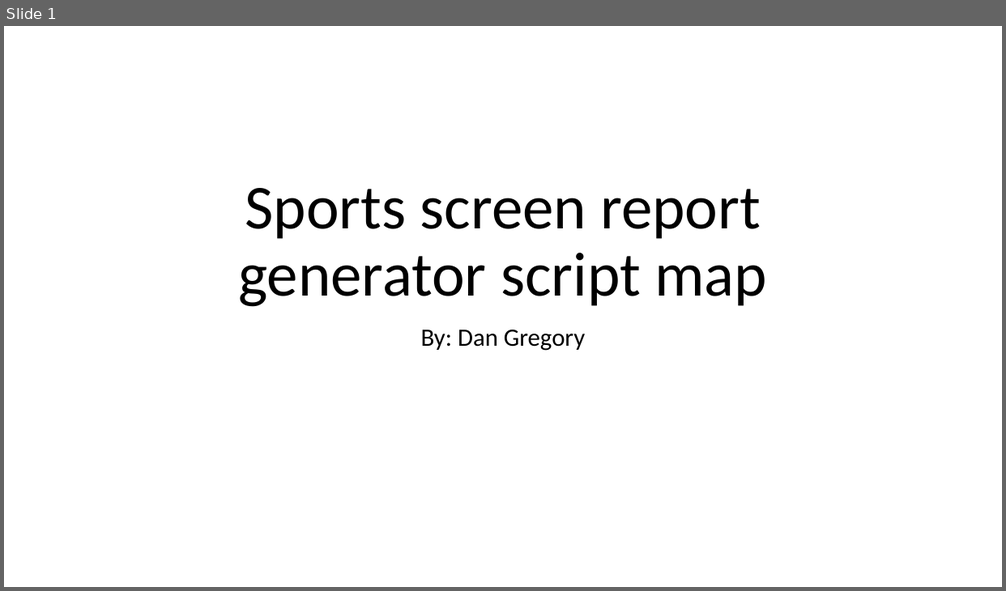
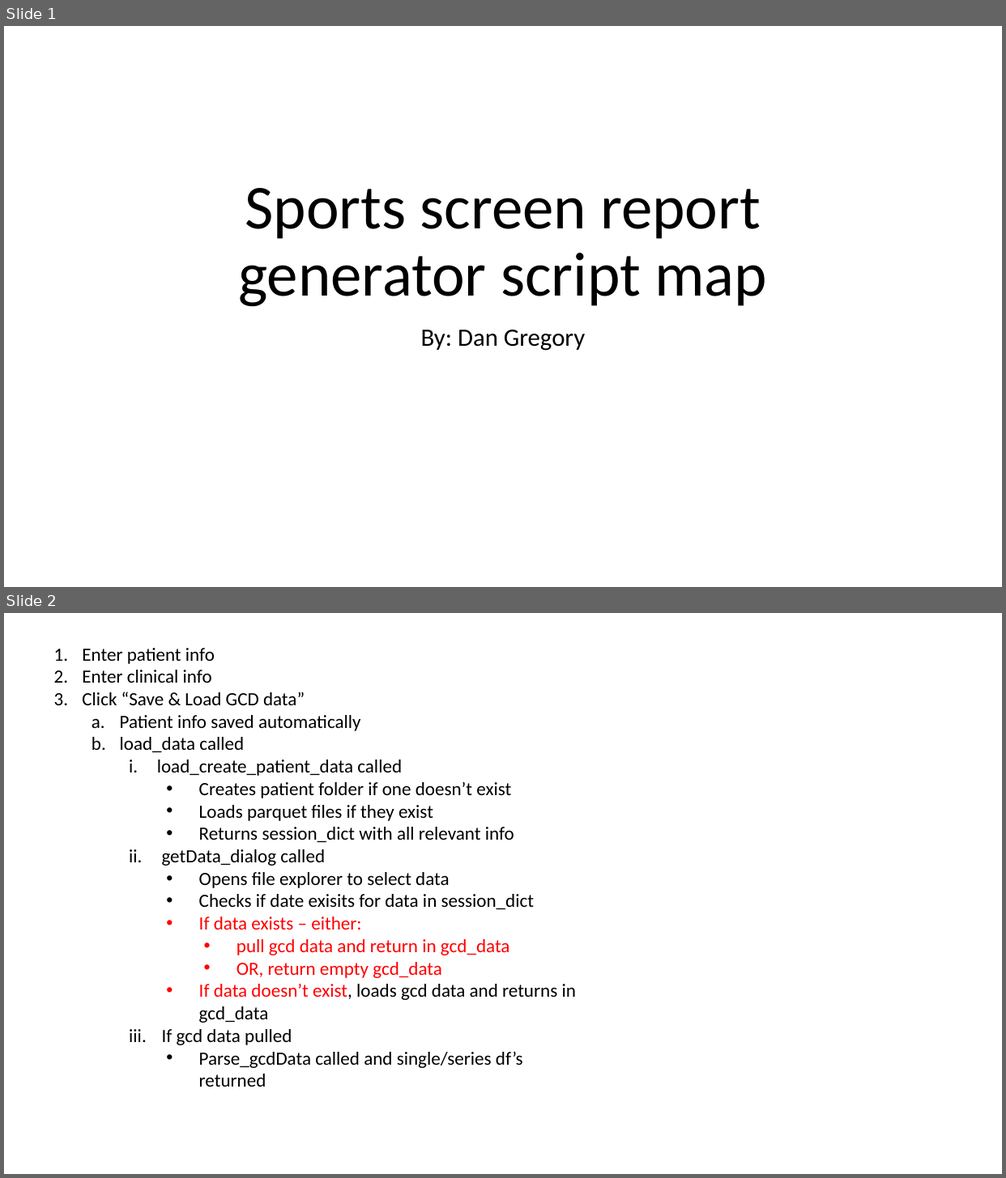
Before and after one commit to ShrinersMAC/Sports_Screening_ReportGenerator, a slide deck: Sports screen report generator script map.pptx. Shown one above the other, each under a label of ours: slide 1 before the commit, slides 1 and 2 after it. The pictures are 1006x591 and 1006x1178 pixels, drawn with LibreOffice and Linux fonts; fonts in the diff are those of the drawing. Boxes give left, top, right and bottom in pixels: in the first picture for what was removed or moved away, otherwise in the second. Text is boxed around its words. In the diff, an @@ line names an element or a change of style, - is before the commit and + after.

```diff
--- a/Sports screen report generator script map.pptx
+++ b/Sports screen report generator script map.pptx
@@ slide 2 added at box(4, 613, 1002, 1174), background #FFFFFF @@
@@ text added at box(82, 648, 576, 1087), 18 pt, text #000000 @@
+1. Enter patient info
+2. Enter clinical info
+3. Click “Save & Load GCD data”
+  a. Patient info saved automatically
+  b. load_data called
+    i. load_create_patient_data called
+      • Creates patient folder if one doesn’t exist
+      • Loads parquet files if they exist
+      • Returns session_dict with all relevant info
+    ii. getData_dialog called
+      • Opens file explorer to select data
+      • Checks if date exisits for data in session_dict
+      • If data exists – either:
+        • pull gcd data and return in gcd_data
+        • OR, return empty gcd_data
+      • If data doesn’t exist, loads gcd data and returns in gcd_data
+    iii. If gcd data pulled
+      • Parse_gcdData called and single/series df’s returned
```
Also in this commit, not shown: 1 slide changed, 3 other files.
